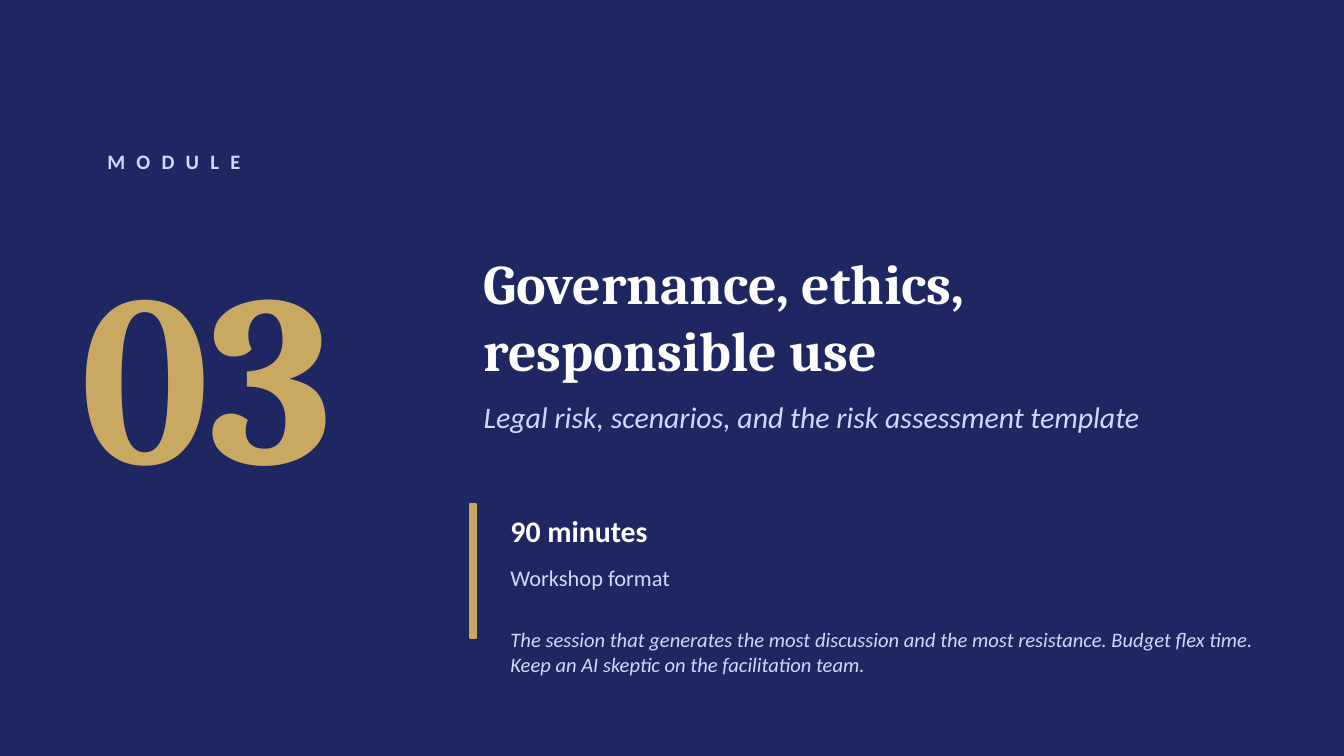
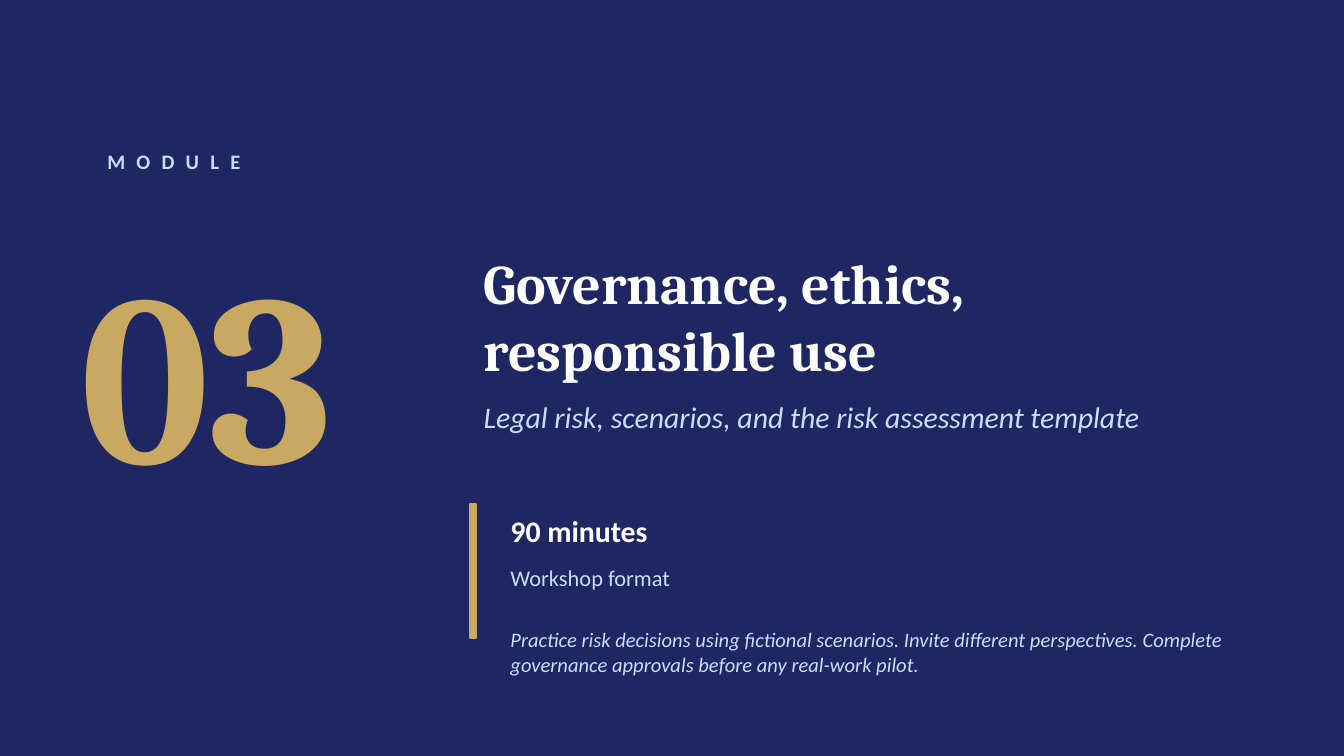
Before and after one commit to ellehelvig/hr-ai-transformation-playbook, a slide deck: slide 13 of 04-enablement/HR-AI-Literacy-Curriculum.pptx. Drawn at 1344x756 pixels with LibreOffice and Linux fonts; fonts in the diff are those of the drawing. Boxes give left, top, right and bottom in pixels: in the first picture for what was removed or moved away, otherwise in the second. Text is boxed around its words. In the diff, an @@ line names an element or a change of style, - is before the commit and + after.

```diff
--- a/04-enablement/HR-AI-Literacy-Curriculum.pptx
+++ b/04-enablement/HR-AI-Literacy-Curriculum.pptx
@@ text at (510,632,1222,676): text changed @@
-The session that generates the most discussion and the most resistance. Budget flex time. Keep an AI skeptic on the facilitation team.
+Practice risk decisions using fictional scenarios. Invite different perspectives. Complete governance approvals before any real-work pilot.
```
Also in this commit, not shown: 11 other slides changed, 9 other files.
